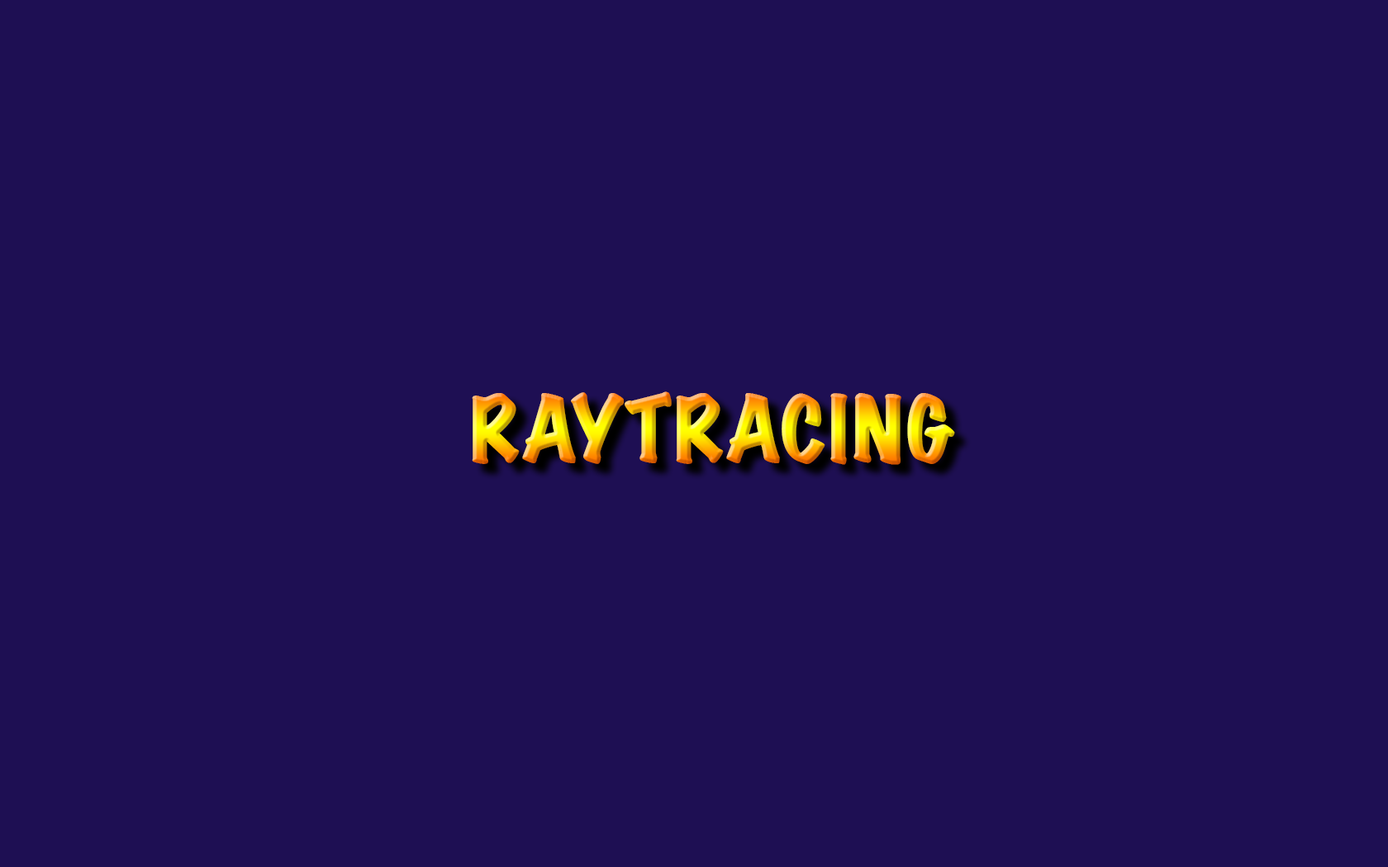
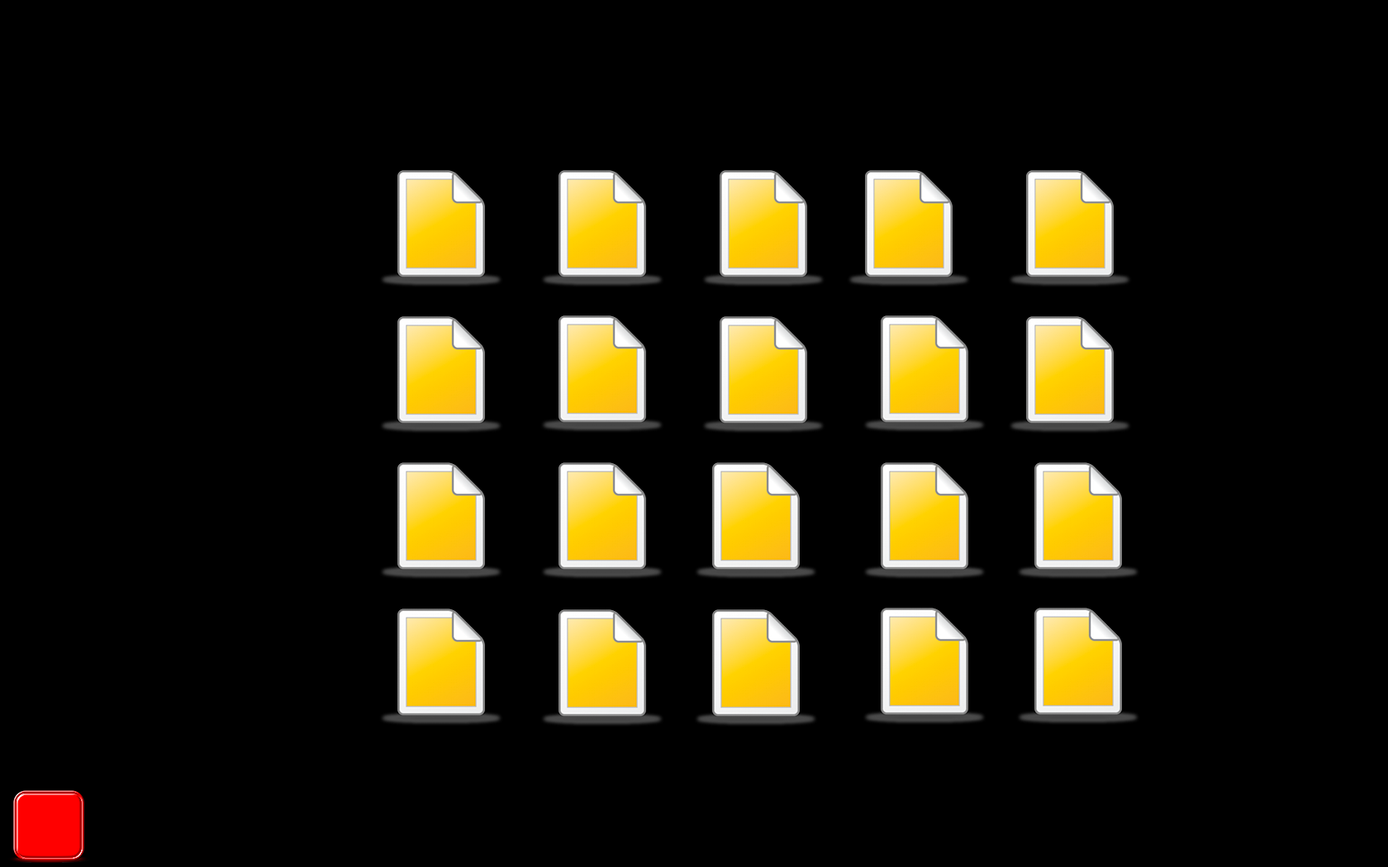
Two versions of the same layered image (w=1388, h=867). Layer-by-layer changes:
added layer "Layer 20" above "Layer 19" over [1015, 607, 1140, 726]
added layer "Layer 19" above "Layer 18" over [862, 607, 987, 726]
added layer "Layer 18" above "Layer 17" over [693, 609, 818, 727]
added layer "Layer 17" above "Layer 16" over [540, 609, 665, 727]
added layer "Layer 16" above "Layer 15" over [379, 608, 504, 727]
added layer "Layer 15" above "Layer 14" over [1015, 462, 1140, 580]
added layer "Layer 14" above "Layer 13" over [862, 462, 987, 580]
added layer "Layer 13" above "Layer 12" over [693, 462, 818, 580]
added layer "Layer 12" above "Layer 11" over [540, 462, 665, 580]
added layer "Layer 11" above "Layer 10" over [379, 462, 504, 580]
added layer "Layer 10" above "Layer 9" over [1007, 316, 1132, 434]
added layer "Layer 9" above "Layer 8" over [862, 315, 987, 433]
added layer "Layer 8" above "Layer 7" over [701, 316, 826, 434]
added layer "Layer 7" above "Layer 6" over [540, 315, 665, 433]
added layer "Layer 6" above "Layer 5" over [379, 316, 504, 434]
added layer "Layer 5" above "Layer 4" over [1007, 170, 1132, 288]
added layer "Layer 4" above "Layer 3" over [846, 170, 971, 288]
added layer "Layer 3" above "Layer 2" over [701, 170, 826, 288]
added layer "Layer 2" above "Layer 1" over [540, 170, 665, 288]
added layer "Layer 1" above "btn_load" over [379, 170, 504, 288]
renamed "Layer 1" to "btn_load", painted on it over [7, 790, 91, 864]
removed layer "RAYTRACING" over [471, 391, 955, 466]
painted on "Rectangle 1" over [0, 0, 1388, 867]
